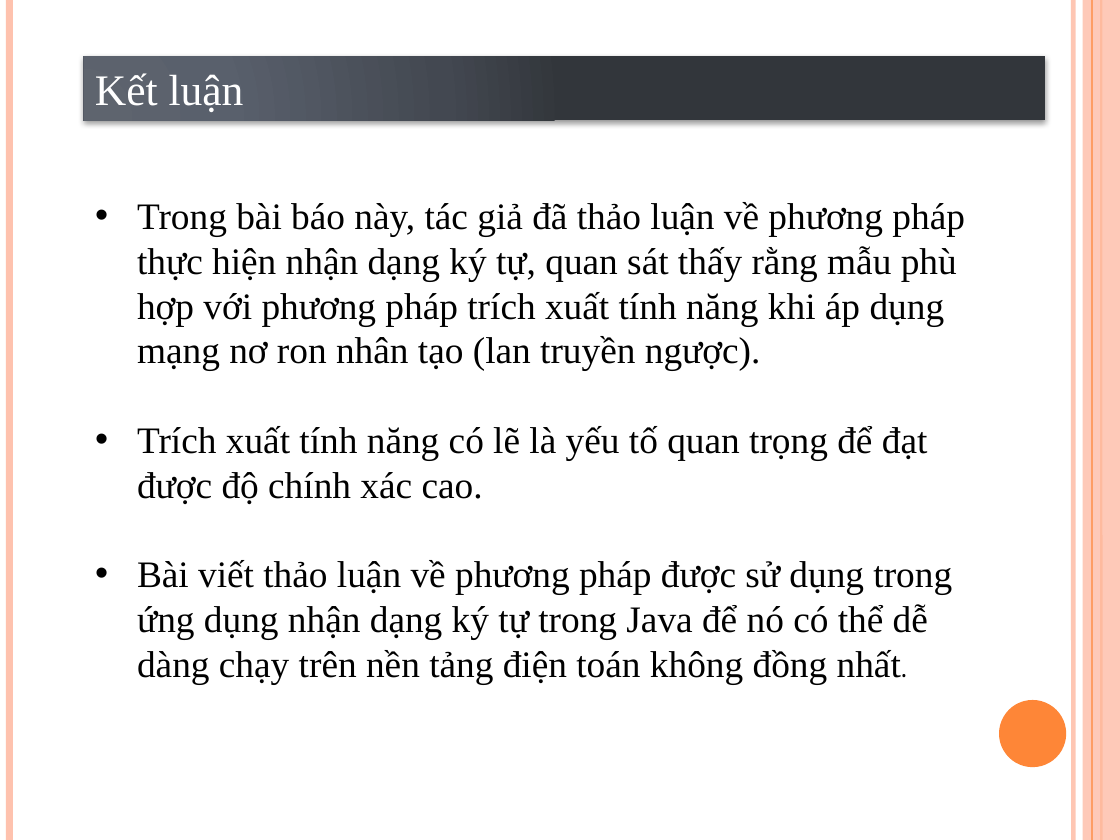
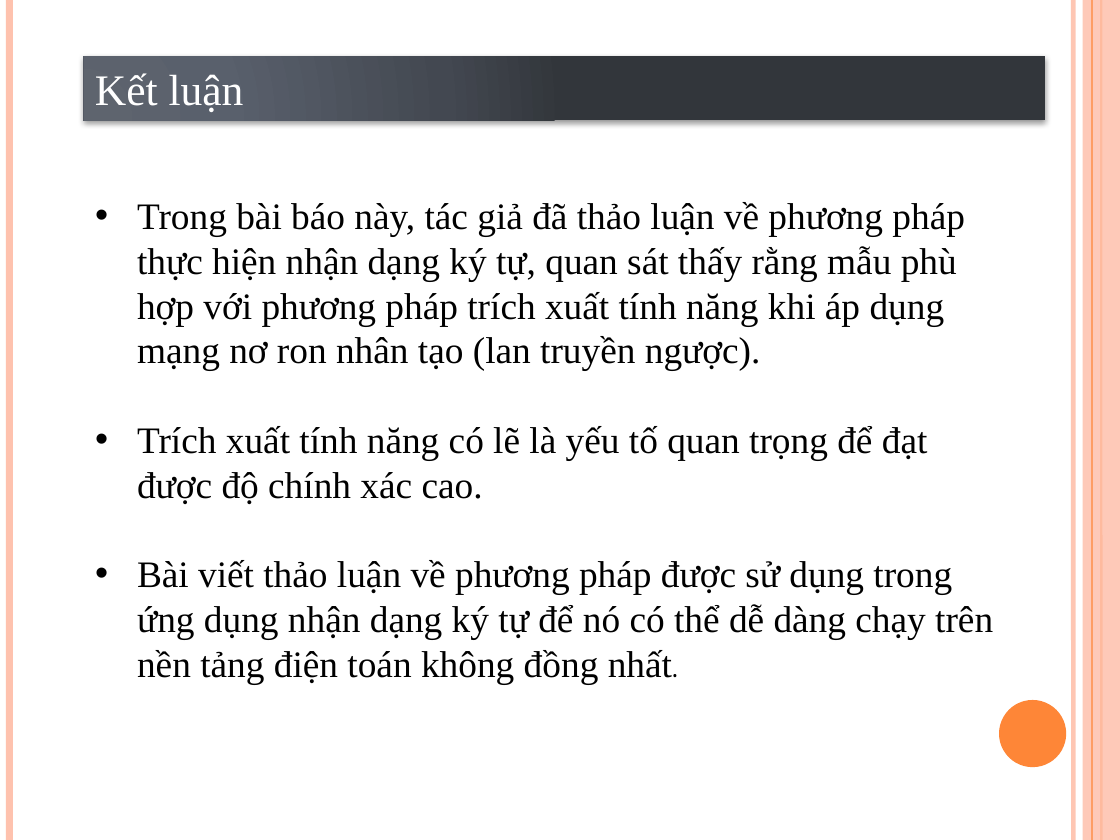
Before and after one commit to VoLeKhanhDuy/Xu_Ly_Anh, a slide deck: slide 11 of Optical character recognition using template matching.pptx (slide 15 before the commit). Drawn at 1120x840 pixels with LibreOffice and Linux fonts; fonts in the diff are those of the drawing. Boxes give left, top, right and bottom in pixels: in the first picture for what was removed or moved away, otherwise in the second. Text is boxed around its words. In the diff, an @@ line names an element or a change of style, - is before the commit and + after.

```diff
--- a/Optical character recognition using template matching.pptx
+++ b/Optical character recognition using template matching.pptx
@@ text at <box>137,560,993,684</box>: text changed @@
-• Bài viết thảo luận về phương pháp được sử dụng trong ứng dụng nhận dạng ký tự trong Java để nó có thể dễ dàng chạy trên nền tảng điện toán không đồng nhất.
+• Bài viết thảo luận về phương pháp được sử dụng trong ứng dụng nhận dạng ký tự để nó có thể dễ dàng chạy trên nền tảng điện toán không đồng nhất.
```
Also in this commit, not shown: 1 other slide changed, 7 slides added, 11 slides removed, 9 other files.
